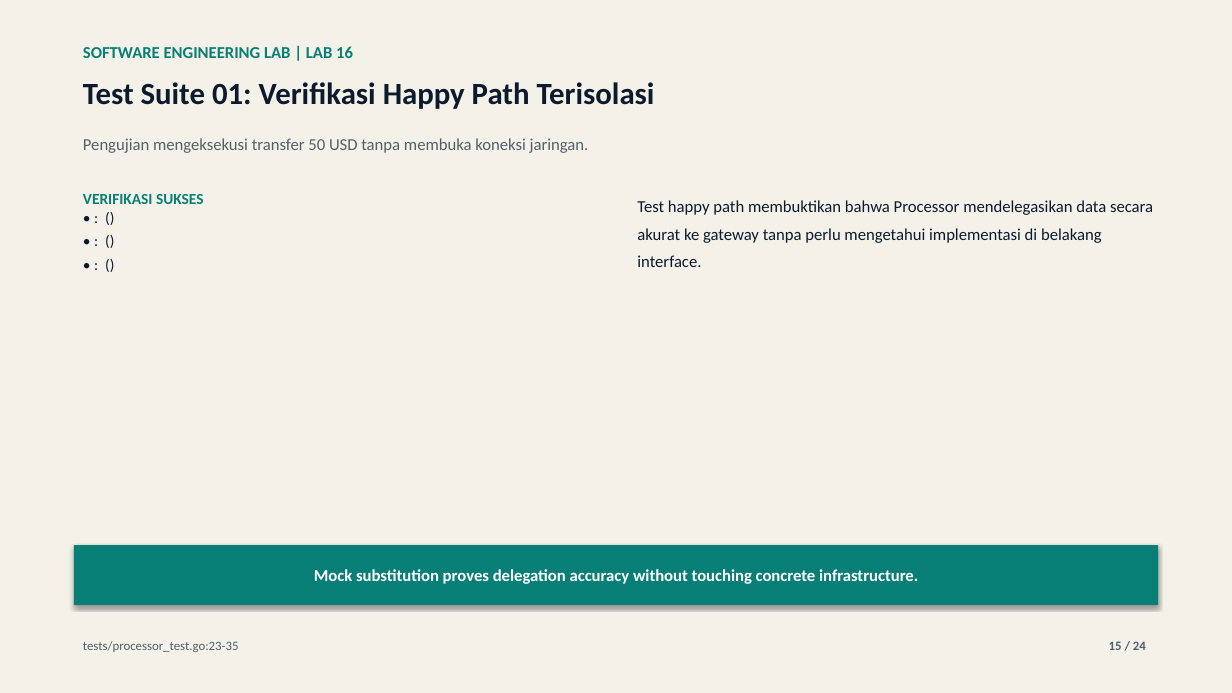
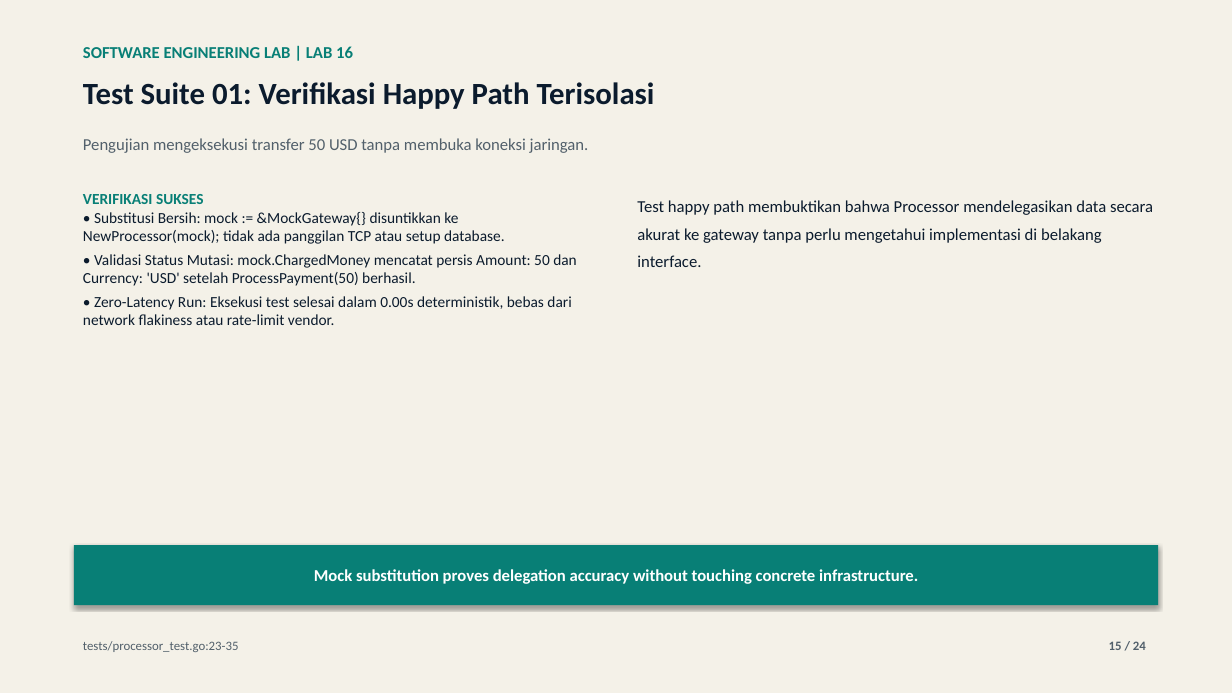
Before and after one commit to lukman-ss/software-engineering-lab, a slide deck: slide 15 of labs/16-dependency-injection/result/linkedin/lab-16-dependency-injection-carousel.pptx. Drawn at 1232x693 pixels with LibreOffice and Linux fonts; fonts in the diff are those of the drawing. Boxes give left, top, right and bottom in pixels: in the first picture for what was removed or moved away, otherwise in the second. Text is boxed around its words. In the diff, an @@ line names an element or a change of style, - is before the commit and + after.

```diff
--- a/labs/16-dependency-injection/result/linkedin/lab-16-dependency-injection-carousel.pptx
+++ b/labs/16-dependency-injection/result/linkedin/lab-16-dependency-injection-carousel.pptx
@@ text at <box>83,212,577,325</box>: text changed @@
-• : ()
-• : ()
-• : ()
+• Substitusi Bersih: mock := &MockGateway{} disuntikkan ke NewProcessor(mock); tidak ada panggilan TCP atau setup database.
+• Validasi Status Mutasi: mock.ChargedMoney mencatat persis Amount: 50 dan Currency: 'USD' setelah ProcessPayment(50) berhasil.
+• Zero-Latency Run: Eksekusi test selesai dalam 0.00s deterministik, bebas dari network flakiness atau rate-limit vendor.
```
Also in this commit, not shown: 9 other slides changed, 4 other files.
